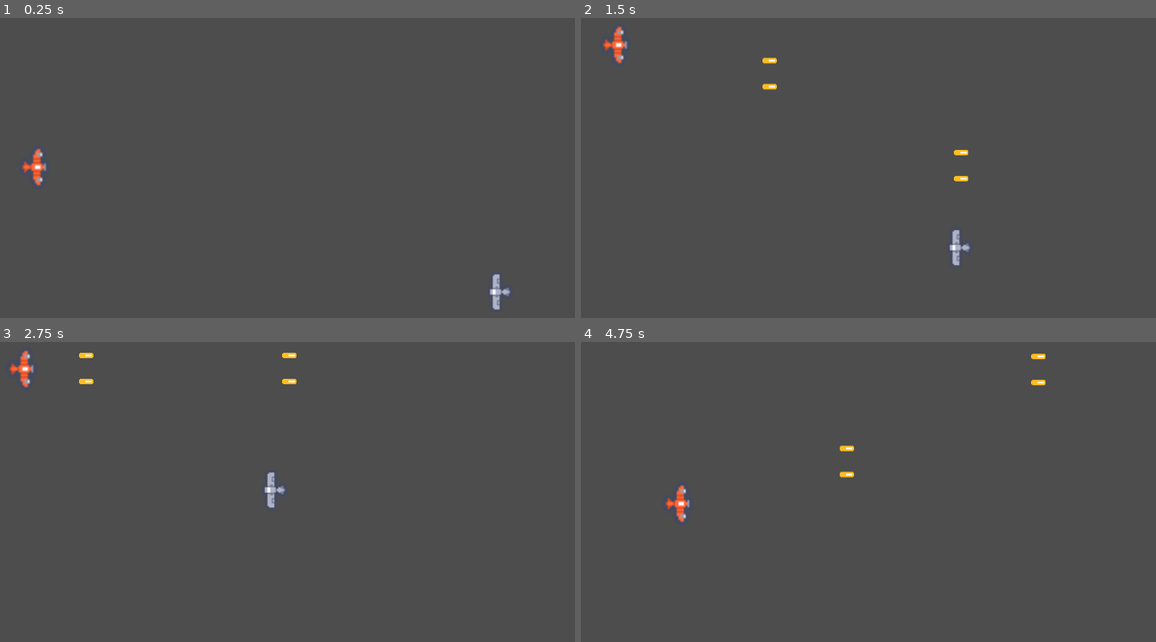
Above: before the commit, frames 1-4 (two rows, left to right).
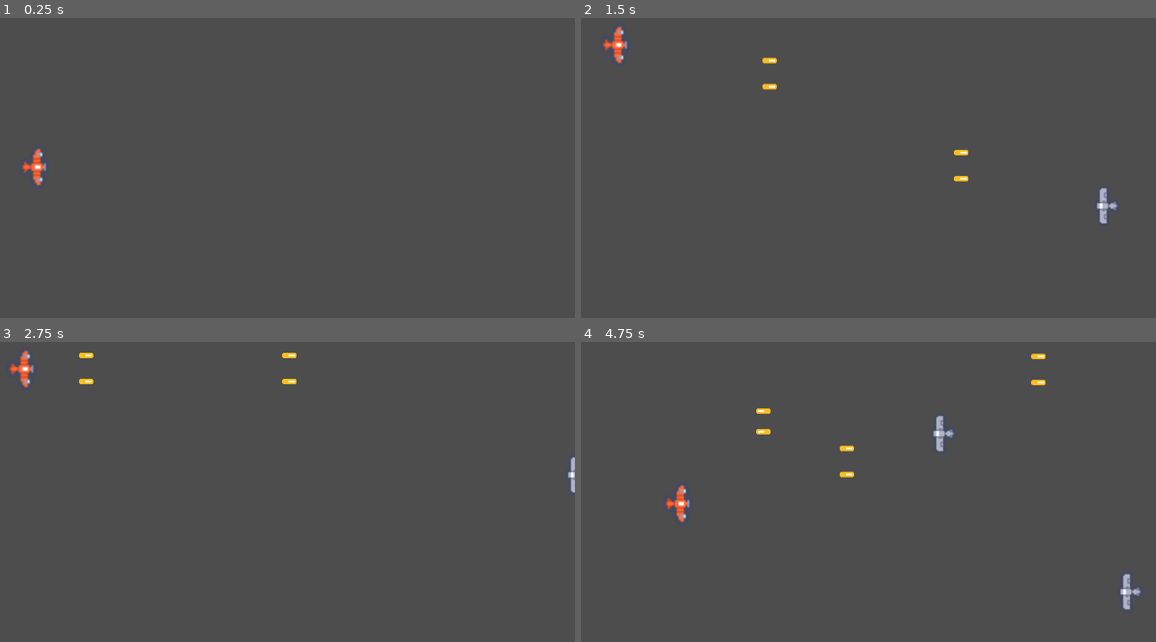
Above: after the commit, the same moments.

Repository: scalaview/shmup
Game: Godot game, scene res://scenes/main.tscn
Two runs of this game, one before a commit and one after it. Both use one fixed random seed, a clock stepped at 60 frames per second and the inputs below.
Inputs:
- Up to frame 1 (0.25 s): no input
- Up to frame 2 (1.5 s): hold Space (shoot) 0.53-1.28 s; hold W (up) from 0.53 s (still down); tap Space (shoot) at 1.35 s
- Up to frame 3 (2.75 s): release W (up) at 2.03 s; hold A (left) from 2.03 s (still down); hold Space (shoot) from 2.03 s (still down)
- Up to frame 4 (4.75 s): release Space (shoot) at 2.78 s; tap Space (shoot) at 2.85, 4.35 s; release A (left) at 3.53 s; hold S (down) 3.53-4.28 s; hold Space (shoot) 3.53-4.28 s; hold Right (right) from 4.28 s (still down)

The runs differ from the first frame. In frame 1, 0.2% of the frame differs, in the area x 85-89%, y 85-98%; in frame 2, 0.4%; in frame 3, 0.3%; in frame 4, 0.5%, in the area x 30-98%, y 22-90%.

Commit message:
implement enemies manager

Diff:
--- a/components/hitbox_component.gd
+++ b/components/hitbox_component.gd
@@ -1,4 +1,6 @@
 extends Area2D
 class_name HitboxComponent
 
+signal hited
+
 @export var damage: int = 0
--- a/components/hurtbox_component.gd
+++ b/components/hurtbox_component.gd
@@ -15,3 +15,4 @@
 
 	var hitbox_component = (other_area as HitboxComponent)
 	health_component.damage(hitbox_component.damage)
+	hitbox_component.hited.emit()
--- /dev/null
+++ b/managers/enemy_manager.gd
@@ -0,0 +1,28 @@
+extends Node
+class_name EnemyManager
+
+@export var enemy_scene: PackedScene
+@export_range(0.3, 2.0) var wait_time: float = 1
+@onready var timer: Timer = $Timer
+var rng = RandomNumberGenerator.new()
+
+func _ready():
+	timer.timeout.connect(on_timer_timeout)
+	timer.wait_time = wait_time
+
+func get_spawn_position(_player: Node2D) -> Vector2:
+	var window_vector = get_tree().get_root().size
+	var y_point = rng.randi_range(50, window_vector.y)
+	return Vector2(window_vector.x + 5, y_point)
+
+
+func on_timer_timeout():
+	timer.start()
+	var player = get_tree().get_first_node_in_group("player_layer") as Node2D
+	if player == null:
+		return
+
+	var enemy = enemy_scene.instantiate() as Node2D
+	var entities_layer = get_tree().get_first_node_in_group("entities_layer")
+	entities_layer.add_child(enemy)
+	enemy.global_position = get_spawn_position(player)
--- /dev/null
+++ b/managers/enemy_manager.tscn
@@ -0,0 +1,10 @@
+[gd_scene load_steps=2 format=3 uid="uid://csckw0dyxu7bs"]
+
+[ext_resource type="Script" path="res://managers/enemy_manager.gd" id="1_5atrm"]
+
+[node name="EnemyManager" type="Node"]
+script = ExtResource("1_5atrm")
+
+[node name="Timer" type="Timer" parent="."]
+one_shot = true
+autostart = true
--- a/scenes/enemy.gd
+++ b/scenes/enemy.gd
@@ -3,6 +3,7 @@
 var player: Node2D = null
 
 @export var speed: int = 2
+@export var wait_time: float = 1.5
 @onready var weapon_left: Weapon = $WeaponLeft
 @onready var weapon_right: Weapon =  $WeaponRight
 @onready var shooter_speed: Timer = $ShooterSpeed
@@ -10,12 +11,13 @@
 func _ready():
 	$Detection.area_entered.connect(on_area_entered)
 	shooter_speed.timeout.connect(on_shooter_speed_timeout)
+	shooter_speed.wait_time = wait_time
 
 func _physics_process(_delta):
 	var movement = Vector2(-2, 0)
 
-	if player:
-		movement = position.direction_to(player.global_position) * speed
+	if player != null:
+		movement.y = (position.direction_to(player.global_position) * speed).y
 
 	move_and_collide(movement)
 
--- a/scenes/enemy.tscn
+++ b/scenes/enemy.tscn
@@ -12,6 +12,9 @@
 
 [sub_resource type="RectangleShape2D" id="RectangleShape2D_m5hy2"]
 size = Vector2(15.5, 28)
+
+[sub_resource type="RectangleShape2D" id="RectangleShape2D_7doe7"]
+size = Vector2(23, 40)
 
 [node name="Enemy" type="CharacterBody2D"]
 script = ExtResource("1_1qos4")
@@ -52,3 +55,7 @@
 position = Vector2(0.25, 0)
 scale = Vector2(1.5, 1.5)
 shape = SubResource("RectangleShape2D_m5hy2")
+
+[node name="CollisionShape2D" type="CollisionShape2D" parent="."]
+position = Vector2(0.5, 0)
+shape = SubResource("RectangleShape2D_7doe7")
--- a/scenes/enemy_bullet.gd
+++ b/scenes/enemy_bullet.gd
@@ -1,4 +1,4 @@
-extends Area2D
+extends Node2D
 class_name EnemyBullet
 
 const SPEED = 500
--- a/scenes/enemy_bullet.tscn
+++ b/scenes/enemy_bullet.tscn
@@ -133,7 +133,7 @@
 [sub_resource type="RectangleShape2D" id="RectangleShape2D_nqetu"]
 size = Vector2(16, 6)
 
-[node name="EnemyBullet" type="Area2D"]
+[node name="EnemyBullet" type="Node2D"]
 script = ExtResource("1_mbgeb")
 
 [node name="TileMap" type="TileMap" parent="."]
@@ -144,8 +144,8 @@
 layer_0/tile_data = PackedInt32Array(-65536, 0, 0)
 
 [node name="HitboxComponent" parent="." instance=ExtResource("3_7edb3")]
-collision_layer = 0
-collision_mask = 2
+collision_layer = 4
+collision_mask = 0
 damage = 1
 
 [node name="CollisionShape2D" type="CollisionShape2D" parent="HitboxComponent"]
--- a/scenes/main.tscn
+++ b/scenes/main.tscn
@@ -1,16 +1,18 @@
-[gd_scene load_steps=3 format=3 uid="uid://c6tilluuus3wk"]
+[gd_scene load_steps=4 format=3 uid="uid://c6tilluuus3wk"]
 
 [ext_resource type="PackedScene" uid="uid://weanipusdv4x" path="res://scenes/player.tscn" id="1_576m3"]
+[ext_resource type="PackedScene" uid="uid://csckw0dyxu7bs" path="res://managers/enemy_manager.tscn" id="1_ue8b7"]
 [ext_resource type="PackedScene" uid="uid://f0tw5gtt0l65" path="res://scenes/enemy.tscn" id="2_3v5lc"]
 
 [node name="Main" type="Node2D"]
 
+[node name="EnemyManager" parent="." instance=ExtResource("1_ue8b7")]
+enemy_scene = ExtResource("2_3v5lc")
+wait_time = 1.725
+
 [node name="Foreground" type="Node2D" parent="." groups=["foreground_layer"]]
 
-[node name="Entities" type="Node2D" parent="."]
+[node name="Entities" type="Node2D" parent="." groups=["entities_layer"]]
 
 [node name="Player" parent="Entities" groups=["player_layer"] instance=ExtResource("1_576m3")]
 position = Vector2(39, 166)
-
-[node name="Enemy" parent="." instance=ExtResource("2_3v5lc")]
-position = Vector2(586, 305)
--- a/scenes/player.gd
+++ b/scenes/player.gd
@@ -6,6 +6,7 @@
 const PLAYER_HEIGHT = 60
 
 @export var bullet_scene: PackedScene
+@export var wait_time: float = 0.5
 
 @onready var weapon_left: Weapon = $WeaponLeft
 @onready var weapon_right: Weapon =  $WeaponRight
@@ -15,6 +16,7 @@
 
 func _ready():
 	shooter_speed.timeout.connect(on_shooter_speed_timeout)
+	shooter_speed.wait_time = wait_time
 
 func _physics_process(delta):
 	var movement_vector = get_movement_vector()
--- a/scenes/player.tscn
+++ b/scenes/player.tscn
@@ -8,6 +8,9 @@
 [ext_resource type="PackedScene" uid="uid://bxx4tapyl1oka" path="res://components/hurtbox_component.tscn" id="6_q3bxt"]
 
 [sub_resource type="RectangleShape2D" id="RectangleShape2D_hcj8q"]
+size = Vector2(27, 42)
+
+[sub_resource type="RectangleShape2D" id="RectangleShape2D_1fy7q"]
 size = Vector2(27, 42)
 
 [node name="Player" type="CharacterBody2D"]
@@ -37,10 +40,14 @@
 [node name="HealthComponent" parent="." instance=ExtResource("5_aonfs")]
 
 [node name="HurtboxComponent" parent="." node_paths=PackedStringArray("health_component") instance=ExtResource("6_q3bxt")]
-collision_layer = 2
-collision_mask = 0
+collision_layer = 0
+collision_mask = 4
 health_component = NodePath("../HealthComponent")
 
 [node name="CollisionShape2D" type="CollisionShape2D" parent="HurtboxComponent"]
 position = Vector2(-0.5, 0)
 shape = SubResource("RectangleShape2D_hcj8q")
+
+[node name="CollisionShape2D" type="CollisionShape2D" parent="."]
+position = Vector2(-0.5, 0)
+shape = SubResource("RectangleShape2D_1fy7q")
--- a/scenes/player_bullet.gd
+++ b/scenes/player_bullet.gd
@@ -1,7 +1,16 @@
-extends Area2D
+extends Node2D
 class_name PlayerBullet
 
 const SPEED = 400
 
+@onready var hitbox_component: HitboxComponent = $HitboxComponent
+
+func _ready():
+	hitbox_component.hited.connect(on_hitbox_component_hited)
+
 func _process(delta):
 	position.x += delta * SPEED
+
+
+func on_hitbox_component_hited():
+	queue_free()
--- a/scenes/player_bullet.tscn
+++ b/scenes/player_bullet.tscn
@@ -133,7 +133,7 @@
 [sub_resource type="RectangleShape2D" id="RectangleShape2D_nqetu"]
 size = Vector2(16, 7)
 
-[node name="PlayerBullet" type="Area2D"]
+[node name="PlayerBullet" type="Node2D"]
 script = ExtResource("1_qnxay")
 
 [node name="TileMap" type="TileMap" parent="."]
Not shown: 1 places in scenes/enemy.tscn that only renumber resources
Not shown: 1 places in scenes/player.tscn that only renumber resources
